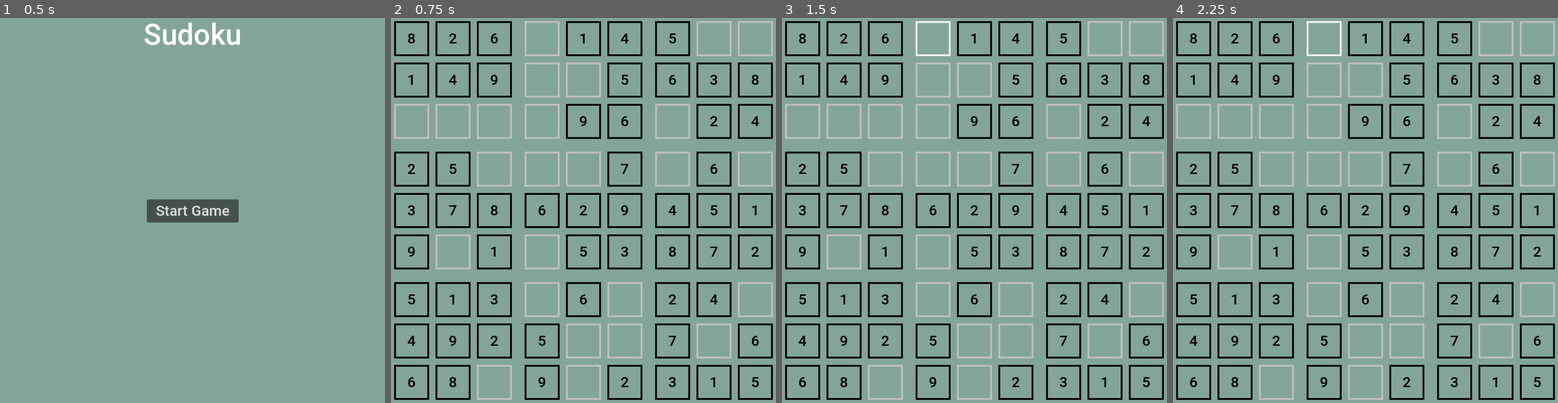
Above: before the commit, frames 1-4 (left to right).
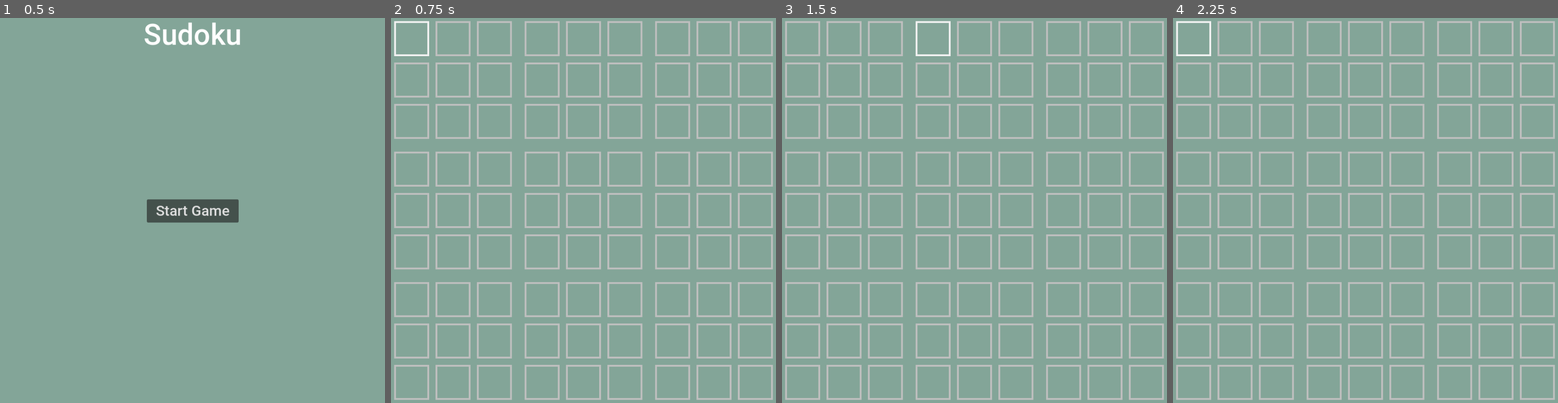
Above: after the commit, the same moments.

Repository: dudozermaks/GudokuOld
Game: Godot game, scene res://start_screen.tscn
Two runs of this game, one before a commit and one after it. Both use one fixed random seed, a clock stepped at 60 frames per second and the inputs below.
Inputs (mouse positions are in pixels of both pictures, inside the frame that each line leads up to):
- Up to frame 1 (0.5 s): no input
- Up to frame 2 (0.75 s): click "Start Game" at 0.5 s
- Up to frame 3 (1.5 s): click (932, 37) at 1.27 s
- Up to frame 4 (2.25 s): click (1192, 37) at 2.02 s

Frame 1 is identical in both runs. In frame 2, 12% of the frame differs, in the area x 0-100%, y 0-100%; in frame 3, 12%; in frame 4, 13%.
Error after the commit: Invalid call. Nonexistent function 'generate' in base 'Node'. (res://field.gd:50)

Commit message:
re-write c++ generator using tdoku c++ library

Diff:
--- a/field.gd
+++ b/field.gd
@@ -13,18 +13,45 @@
 func _ready():
 	get_node("Line0/Cell0").grab_focus()
 
+	generate_with_sudoku_generator()
+
+	get_tree().call_group("cells", "disable_if_not_empty")
+	get_tree().call_group("cells", "update_text")
+
+func field_to_string() -> String:
+	var result := ""
+	for line in range(9):
+		for row in range(9):
+			var cell : Cell = get_node("Line%d/Cell%d" % [line, row])
+			if cell.numbers.size() != 1:
+				result += "."
+			else:
+				result += str(cell.numbers[0])
+
+	return result
+
+func string_to_field(string : String) -> void:
+	for line in range(9):
+		for row in range(9):
+			var cell : Cell = get_node("Line%d/Cell%d" % [line, row])
+			var num : String = string[line*9 + row]
+			if num != ".":
+				cell.numbers.clear()
+				cell.numbers.push_back(int(num))
+
+func generate_with_gdscript():
 	_fill_field_diagonal()
 	# starting with first cell of second square
 	_fill_field(0, sqrt_board_size)
 	_remove_cells(25)
-
-	get_tree().call_group("cells", "disable_if_not_empty")
-	get_tree().call_group("cells", "update_text")
-
-	print(_validate())
+	assert(_validate() == VALIDATE.UNSOLVED, "Generated sudoku is wrong! Sudoku: " + field_to_string())
+
+func generate_with_sudoku_generator():
+	string_to_field($SudokuGenerator.generate())
+	assert(_validate() == VALIDATE.UNSOLVED, "Generated sudoku is wrong! Sudoku: " + field_to_string())
+
 
 # FILLERS
-
 # as it is, you can fill one diagonal's squares randomly and it 100% would be valid sudoku
 func _fill_field_diagonal() -> void:
 	for i in range(0, board_size, sqrt_board_size + 1):
--- a/field.tscn
+++ b/field.tscn
@@ -352,3 +352,5 @@
 
 [node name="Cell8" parent="Line8" instance=ExtResource("1_2ph6y")]
 layout_mode = 2
+
+[node name="SudokuGenerator" type="SudokuGenerator" parent="."]
Not shown, added: sudoku_solver/compile_commands.json
Not shown, changed: .gitignore
Not shown, added: .gitmodules
Not shown, added: bin/libsudoku_solver.linux.template_debug.x86_64.so
Not shown, added: bin/sudoku_solver.gdextension
Not shown, added: sudoku_solver/SConstruct
Not shown, added: sudoku_solver/register_types.cpp
Not shown, added: sudoku_solver/register_types.hpp
Not shown, added: sudoku_solver/sudoku_generator.cpp
Not shown, added: sudoku_solver/sudoku_generator.hpp
Not shown, added: sudoku_solver/tdoku/README.md
Not shown, added: sudoku_solver/tdoku/bitutil.h
(and 9 more such lines)
